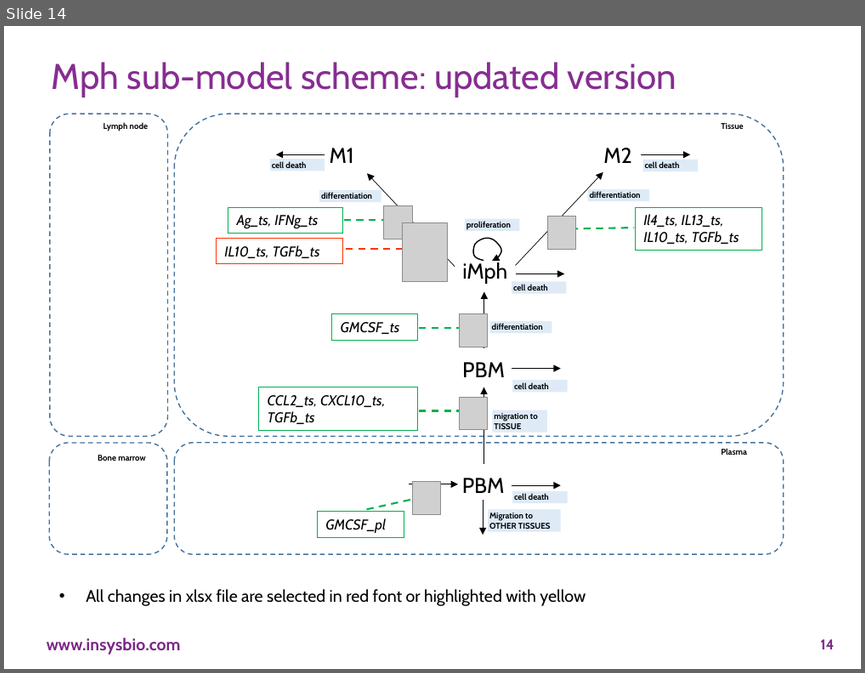
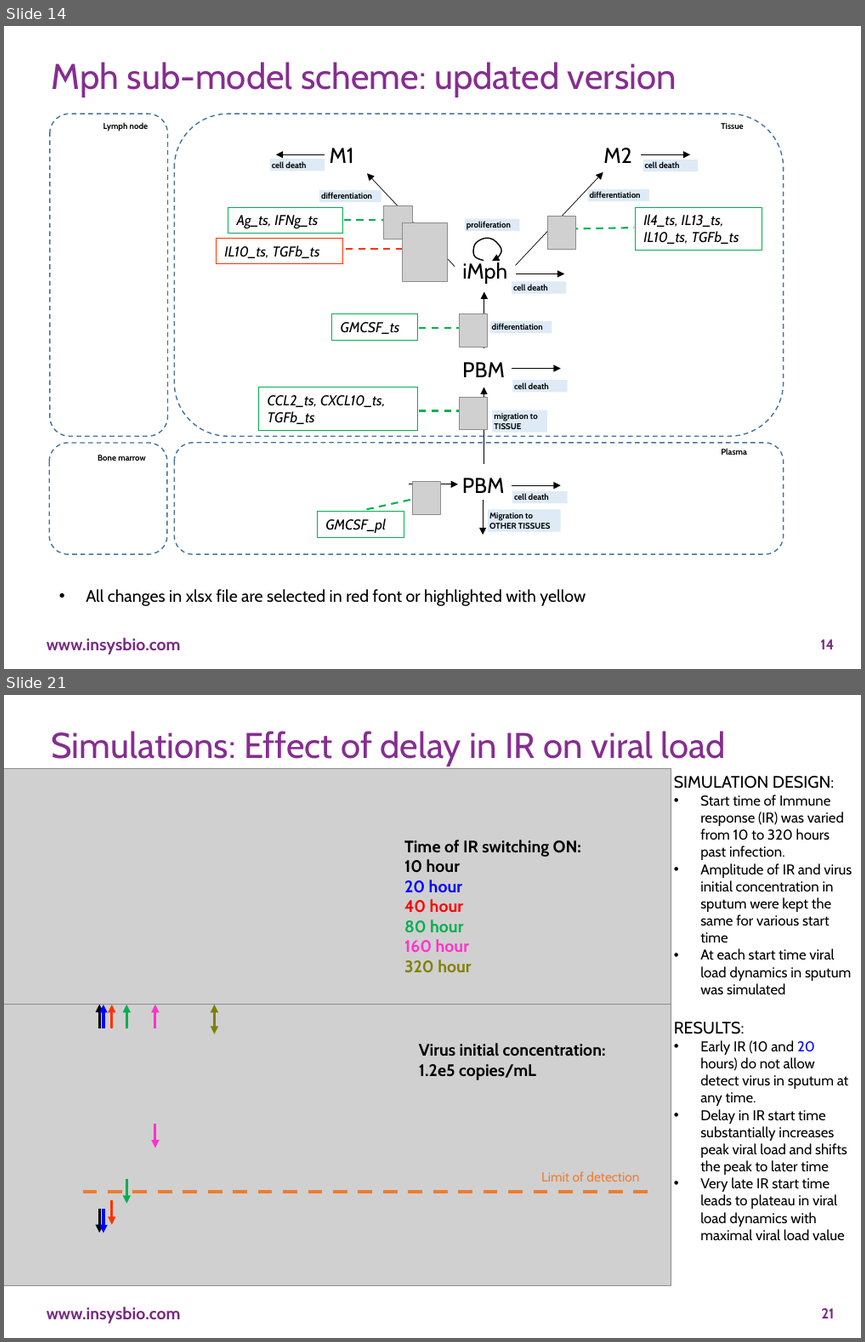
Before and after one commit to insysbio/covid19-qsp-model, a slide deck: docs/Calibration_validation_key_simulations.pptx. Shown one above the other, each under a label of ours: slide 14 before the commit, slides 14 and 21 after it; the slides between them are not shown. The pictures are 865x673 and 865x1342 pixels, drawn with LibreOffice and Linux fonts; fonts in the diff are those of the drawing; grey boxes stand for pictures; background and template pictures are left out. Boxes give left, top, right and bottom in pixels: in the first picture for what was removed or moved away, otherwise in the second. Text is boxed around its words. In the diff, an @@ line names an element or a change of style, - is before the commit and + after.

```diff
--- a/docs/Calibration_validation_key_simulations.pptx
+++ b/docs/Calibration_validation_key_simulations.pptx
@@ slide 21 added at (4,695,861,1338), background picture (left out); not listed: 1 template element that a slide beside it also shows @@
@@ title added at (52,731,726,766), 30 pt, text #862D91 @@
+Simulations: Effect of delay in IR on viral load
@@ text added at (674,776,851,1240), 12 pt, text #000000 @@
+SIMULATION DESIGN:
+• Start time of Immune response (IR) was varied from 10 to 320 hours past infection.
+• Amplitude of IR and virus initial concentration in sputum were kept the same for various start time
+• At each start time viral load dynamics in sputum was simulated
+RESULTS:
+• Early IR (10 and 20 hours) do not allow detect virus in sputum at any time.
+• Delay in IR start time substantially increases peak viral load and shifts the peak to later time
+• Very late IR start time leads to plateau in viral load dynamics with maximal viral load value
@@ group added at (4,769,670,1286): 12 arrows, 3 texts, 2 pictures, 1 line @@
+Virus initial concentration:
+1.2e5 copies/mL
+Limit of detection
+Time of IR switching ON:
+10 hour
+20 hour
+40 hour
+80 hour
+160 hour
+320 hour
@@ page number added at (821,1308,834,1318), 12 pt, text #7A2685, bold @@
+21
```
Also in this commit, not shown: 6 other slides added, 3 other files.
